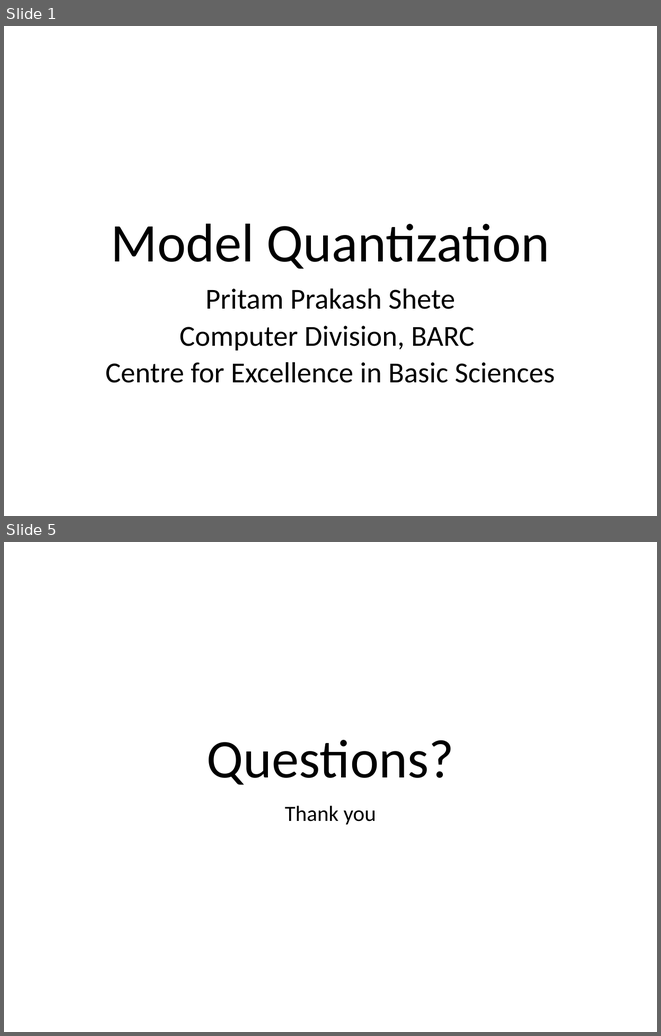
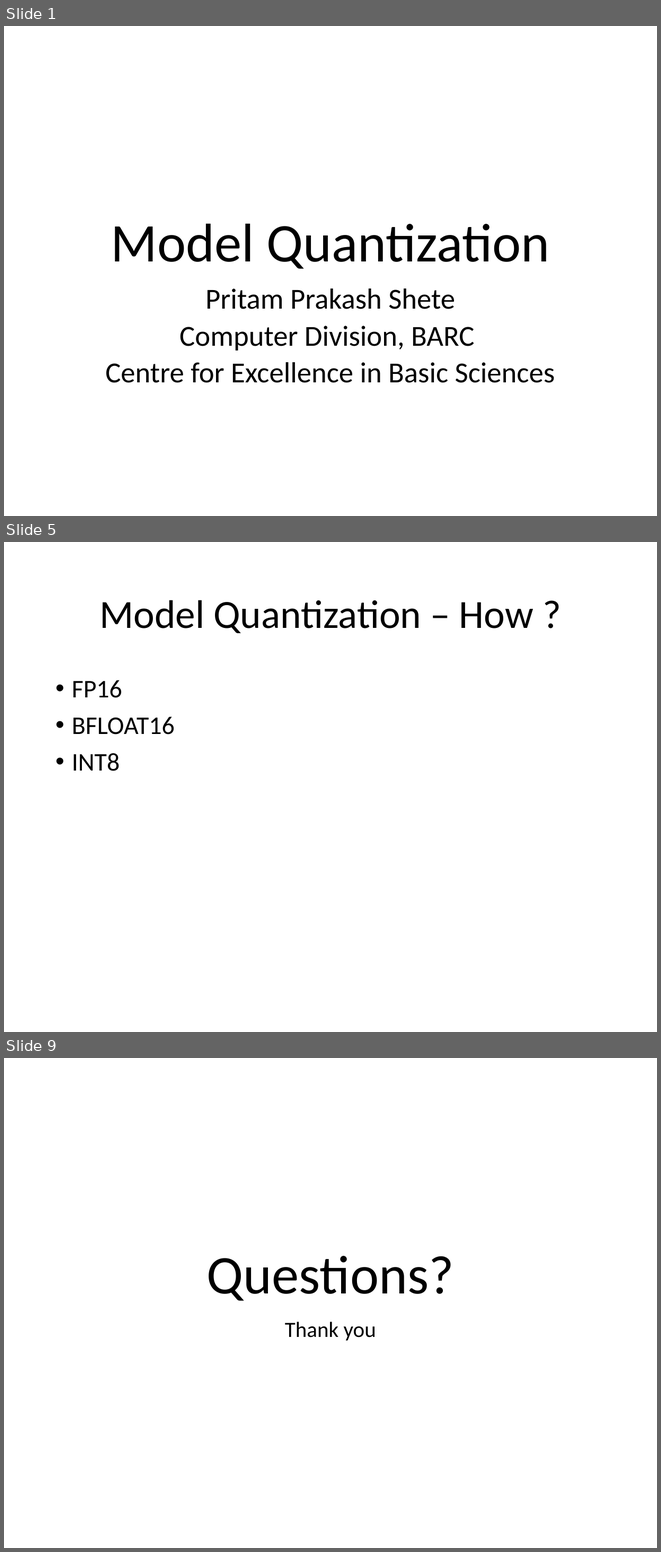
Before and after one commit to look4pritam/LargeLanguageModels, a slide deck: Presentations/ModelQuantization.pptx. Shown one above the other, each under a label of ours: slides 1 and 5 before the commit, slides 1, 5 and 9 after it; the slides between them are not shown. The pictures are 661x1036 and 661x1552 pixels, drawn with LibreOffice and Linux fonts; fonts in the diff are those of the drawing. Boxes give left, top, right and bottom in pixels: in the first picture for what was removed or moved away, otherwise in the second. Text is boxed around its words. In the diff, an @@ line names an element or a change of style, - is before the commit and + after.

```diff
--- a/Presentations/ModelQuantization.pptx
+++ b/Presentations/ModelQuantization.pptx
@@ slide 5 added at (4,542,657,1032), background #FFFFFF @@
@@ title added at (99,600,533,633), 44 pt, text #000000 @@
+Model Quantization – How ?
@@ text added at (72,680,175,771), 28 pt, text #000000 @@
+• FP16
+• BFLOAT16
+• INT8
@@ what was slide 5 is now slide 9 @@
```
Also in this commit, not shown: 1 slide changed, 5 other slides added, 2 slides removed.
